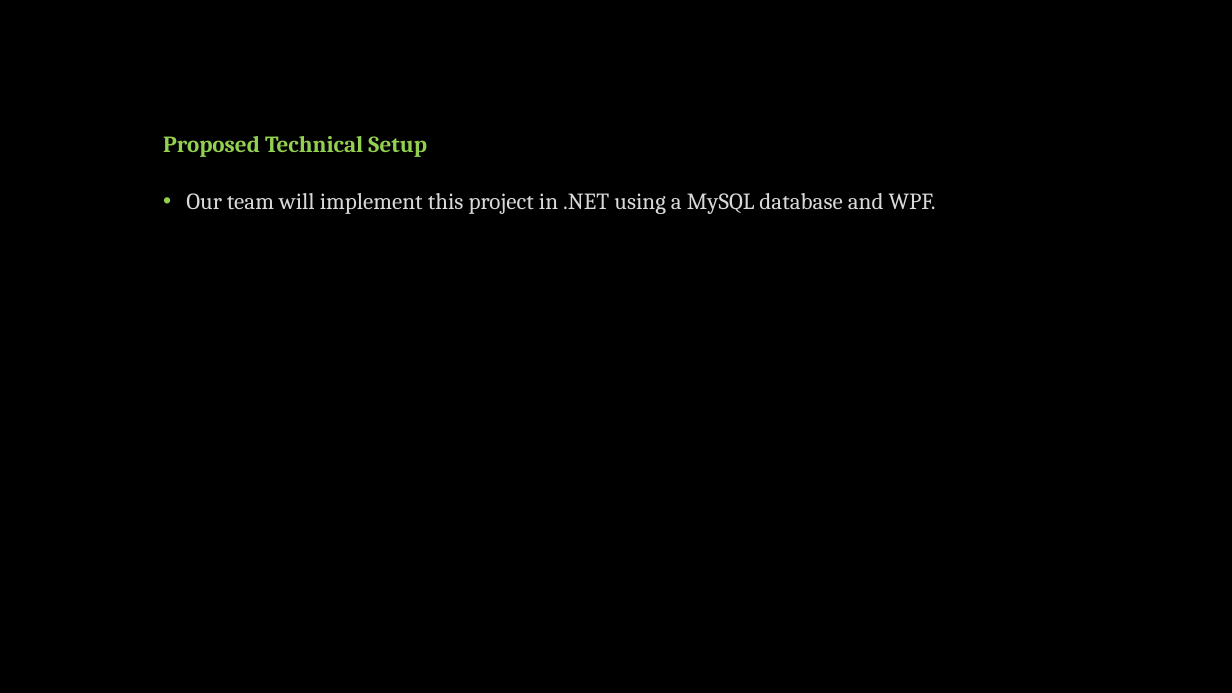
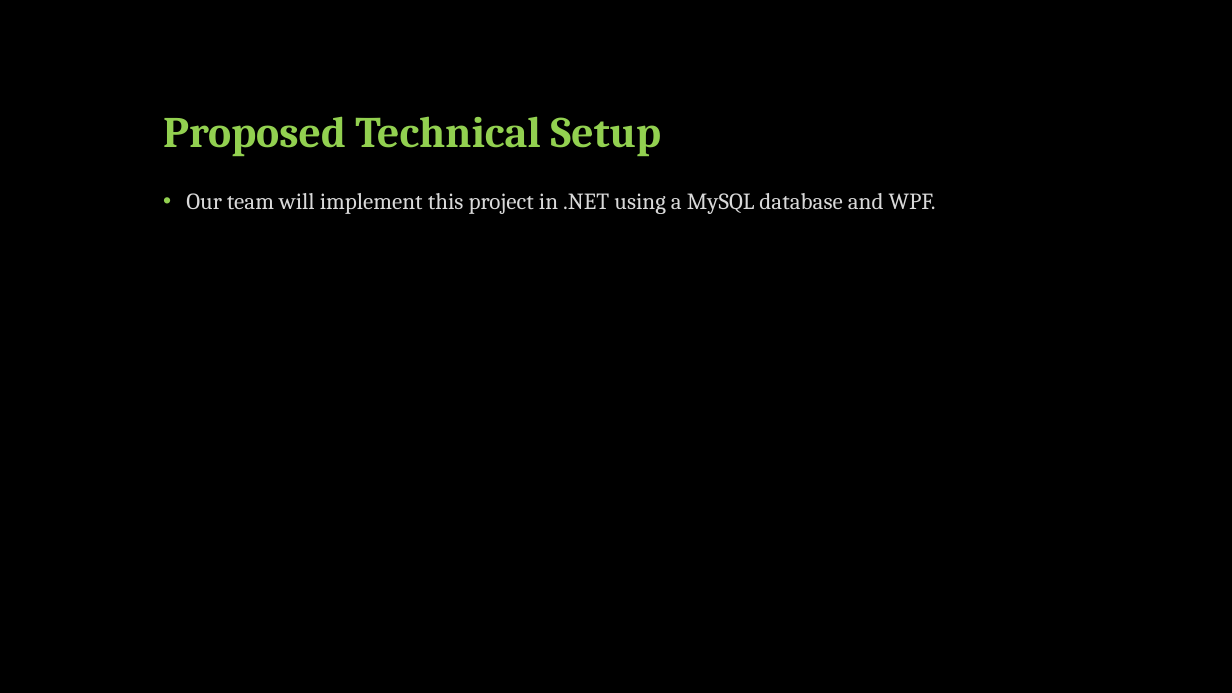
Before and after one commit to CS341-Group-2/sprint-1-presentation, a slide deck: slide 11 of Group 2 Introductory Presentation.pptx. Drawn at 1232x693 pixels with LibreOffice and Linux fonts; fonts in the diff are those of the drawing. Boxes give left, top, right and bottom in pixels: in the first picture for what was removed or moved away, otherwise in the second. Text is boxed around its words. In the diff, an @@ line names an element or a change of style, - is before the commit and + after.

Commit message:
Update Group 2 Introductory Presentation.pptx
Fixed a few minor formatting issues.

```diff
--- a/Group 2 Introductory Presentation.pptx
+++ b/Group 2 Introductory Presentation.pptx
@@ title "Proposed Technical Setup" at (163,116,662,157): size 18 to 34 pt @@
```
Also in this commit, not shown: 1 other slide changed.
